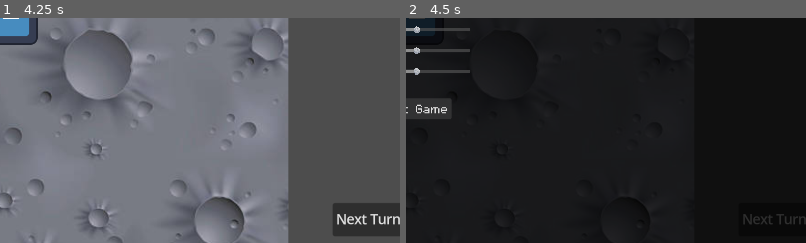
Above: before the commit, frames 1-2 (left to right).
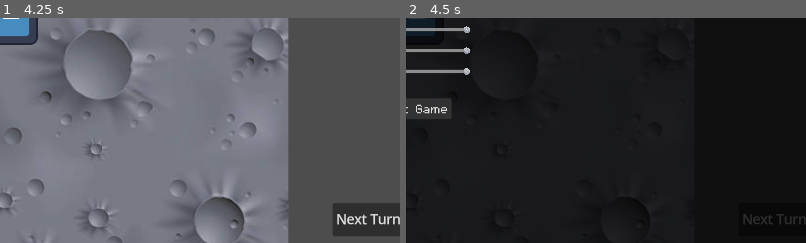
Above: after the commit, the same moments.

Repository: LunariumGame/Lunarium
Game: Godot game, scene res://scenes/world.tscn
Same seed, same stepped clock (60 frames per second), same inputs: the game is played once before the commit and once after it. The engine's default icon, where the game draws it, is replaced by a stand-in: a white triangle on a blue panel in a dark square.
Inputs:
- Up to frame 1 (4.25 s): click "Next Turn" at 0.5 s; click "Next Turn" at 1.25 s; click "Tech" at 2 s; click "Build" at 2.75 s; click "Bots" at 3.5 s
- Up to frame 2 (4.5 s): click "Settings" at 4.25 s
The pictures show only the part of the screen within x 49-99%, y 50-100%; the shares and areas given below are measured in that part.

Frame 1 is identical in both runs. In frame 2, 0.7% of the frame differs, in the area x 2-16%, y 3-26%.

Commit message:
normalize in-game audio for settings menu

Diff:
--- a/scripts/core/settings_data.gd
+++ b/scripts/core/settings_data.gd
@@ -1,5 +1,5 @@
 extends Node
 
-var volume_value_master: float = 0.5
-var volume_value_music: float = 0.5
-var volume_value_effects: float = 0.5
+var volume_value_master: float = 1.0
+var volume_value_music: float = 1.0
+var volume_value_effects: float = 1.0
